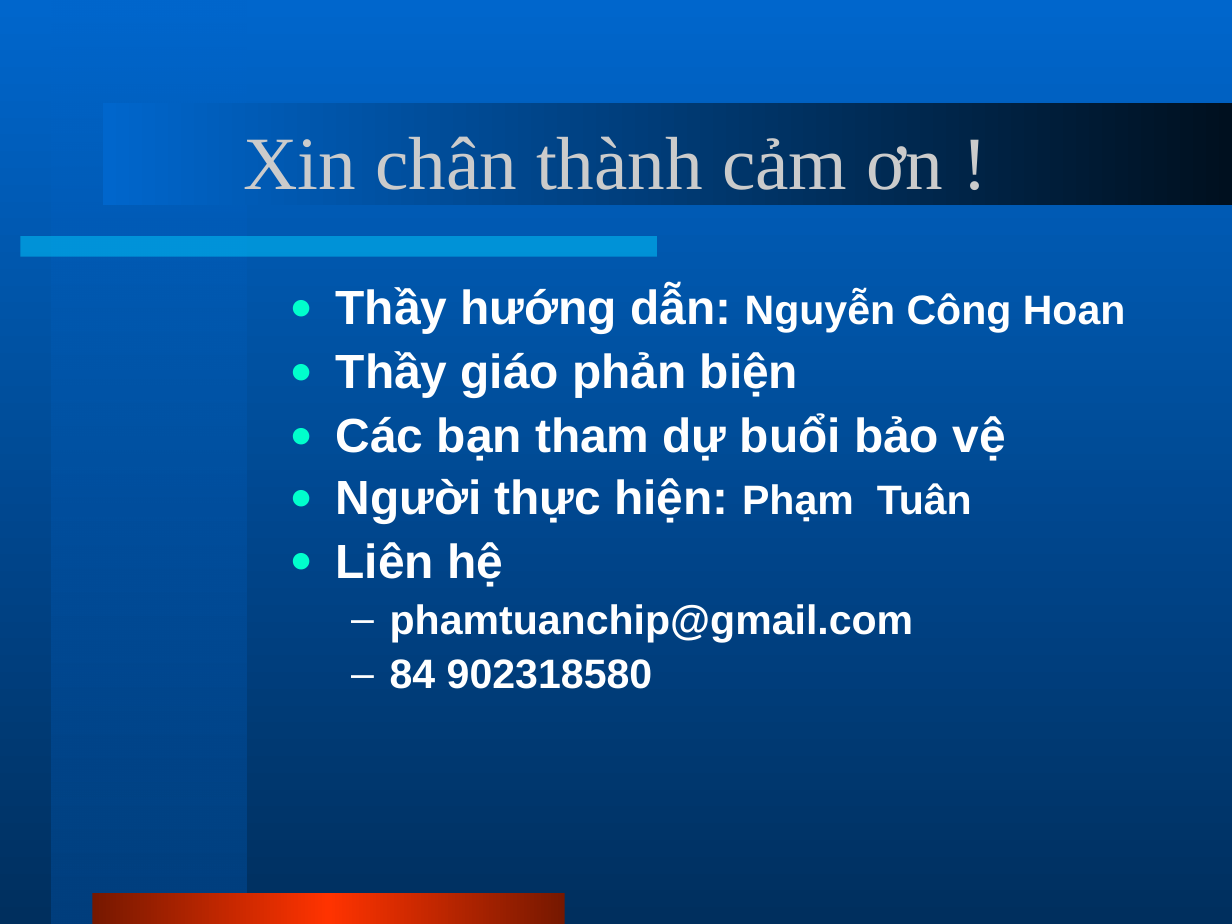
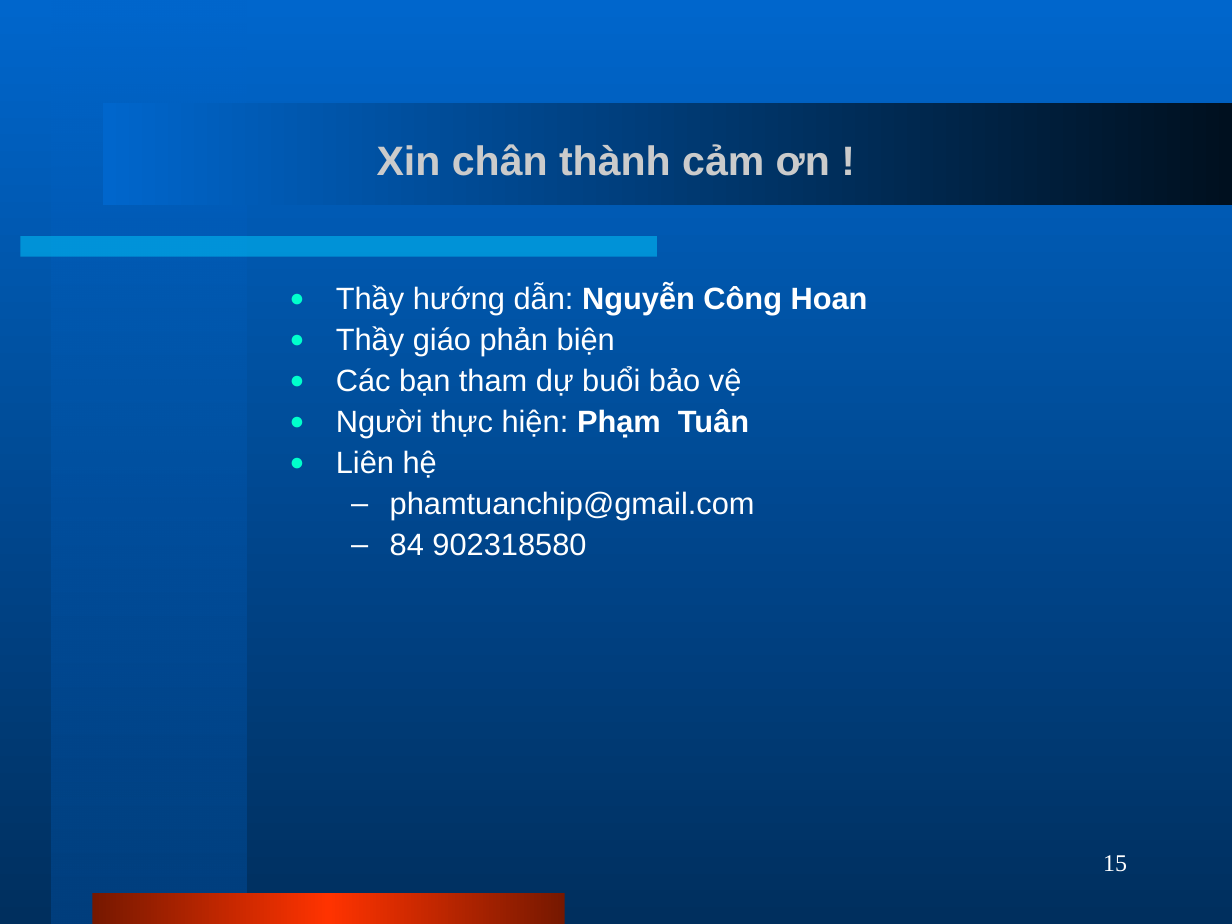
Before and after one commit to phamtuanchip/PHS, a slide deck: slide 15 of Documents/slides.ppt (slide 11 before the commit). Drawn at 1232x924 pixels with LibreOffice and Linux fonts; fonts in the diff are those of the drawing. Boxes give left, top, right and bottom in pixels: in the first picture for what was removed or moved away, otherwise in the second. Text is boxed around its words. In the diff, an @@ line names an element or a change of style, - is before the commit and + after.

```diff
--- a/Documents/slides.ppt
+++ b/Documents/slides.ppt
@@ title "Xin chân thành cảm ơn ..." at [377, 144, 830, 176]: size 44 to 24 pt, font Times New Roman to Arial, bold on @@
@@ text "Thầy hướng dẫn: Nguyễn Công ..." at [336, 285, 868, 556]: size 28 to 18 pt in "Thầy hướng dẫn:", "Thầy giáo phản biện", "Các bạn tham dự buổi bảo vệ", "Người thực hiện:" and 1 more places; size 24 to 18 pt in "Nguyễn Công Hoan", "Phạm Tuân", "phamtuanchip@gmail.com", "84 902318580"; bold off in "Thầy hướng dẫn:", "Thầy giáo phản biện", "Các bạn tham dự buổi bảo vệ", "Người thực hiện:" and 3 more places; less space between paragraphs @@
@@ page number added at [1103, 855, 1127, 872], 14 pt, text #FFFFFF @@
+15
```
Also in this commit, not shown: 8 other slides changed, 6 slides added, 2 slides removed.
